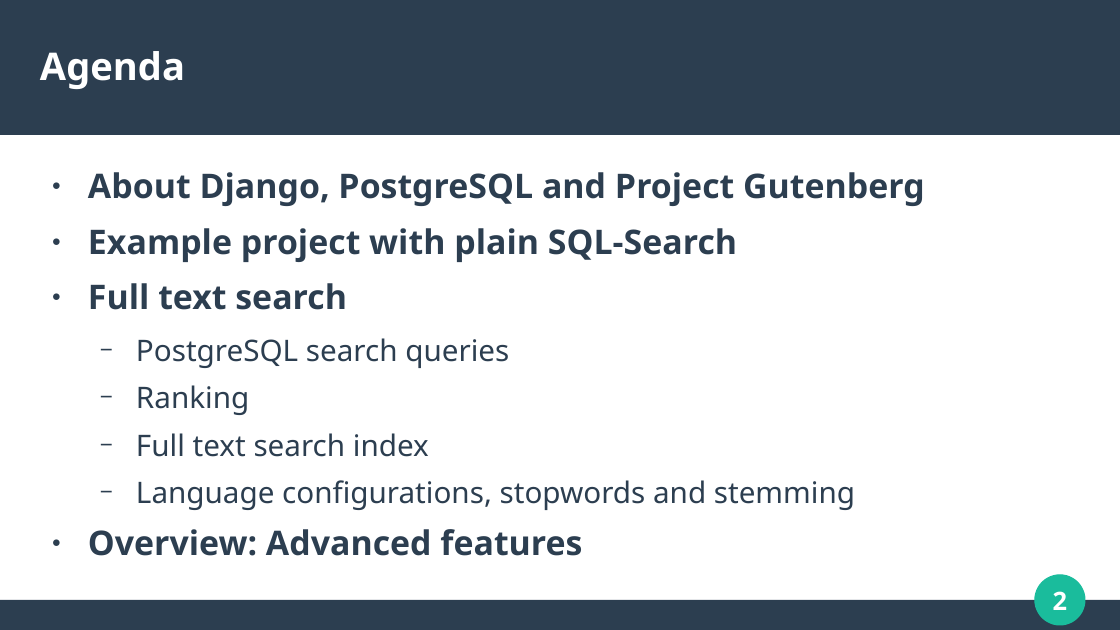
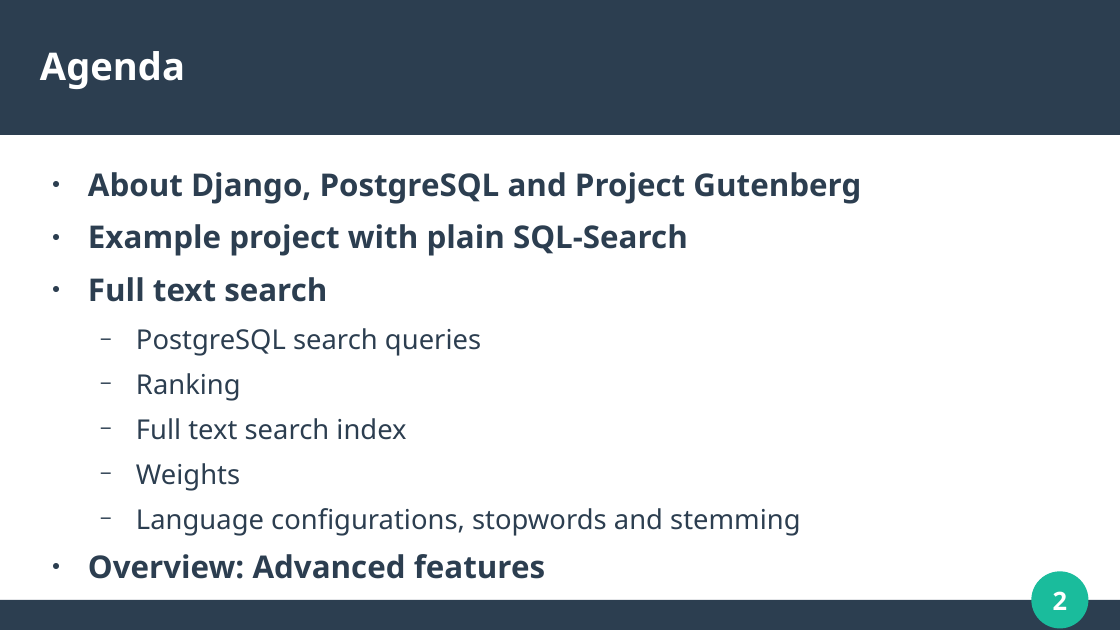
Before and after one commit to roskakori/django-search-example, a slide deck: slide 2 of Full text search with Django and PostgreSQL.odp. Drawn at 1120x630 pixels with LibreOffice and Linux fonts; fonts in the diff are those of the drawing. Boxes give left, top, right and bottom in pixels: in the first picture for what was removed or moved away, otherwise in the second. Text is boxed around its words. In the diff, an @@ line names an element or a change of style, - is before the commit and + after.

```diff
--- a/Full text search with Django and PostgreSQL.odp
+++ b/Full text search with Django and PostgreSQL.odp
@@ text at [88, 172, 861, 579]: size 24 to 22.2 pt in "About Django, PostgreSQL and Project Gutenberg", "Example project with plain SQL-Search", "Full text search", "Overview: Advanced features"; size 21 to 19.4 pt in "PostgreSQL search queries", "Ranking", "Full text search index", "Language configurations, stopwords and stemming" @@
@@ text at [136, 463, 240, 491]: paragraph added @@
+  − Weights
@@ ellipse at [1036, 575, 1085, 625]: outline #1ABC9C 0.85 pt to #1ABC9C 5.05 pt @@
```
Also in this commit, not shown: 15 other slides changed, 12 slides added.
